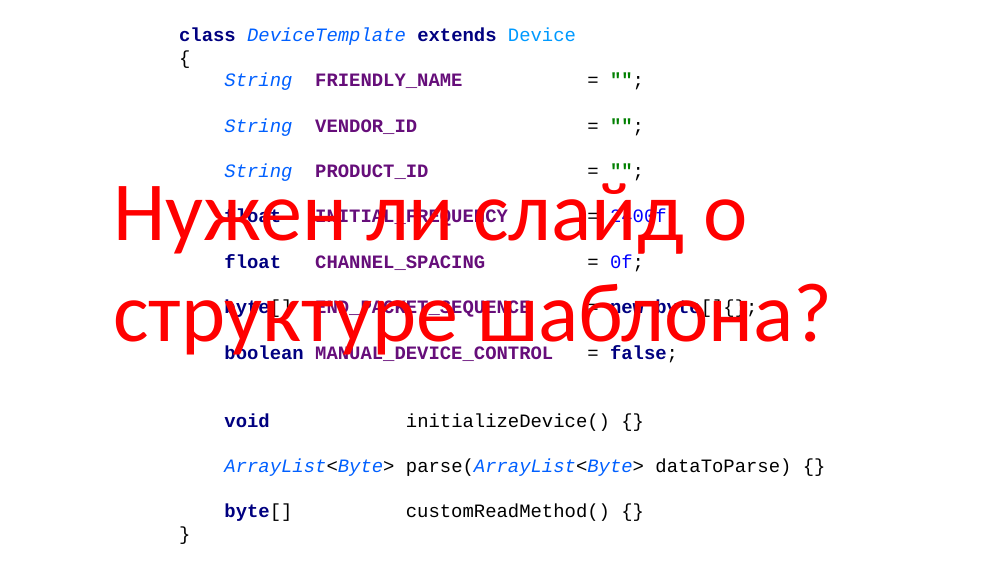
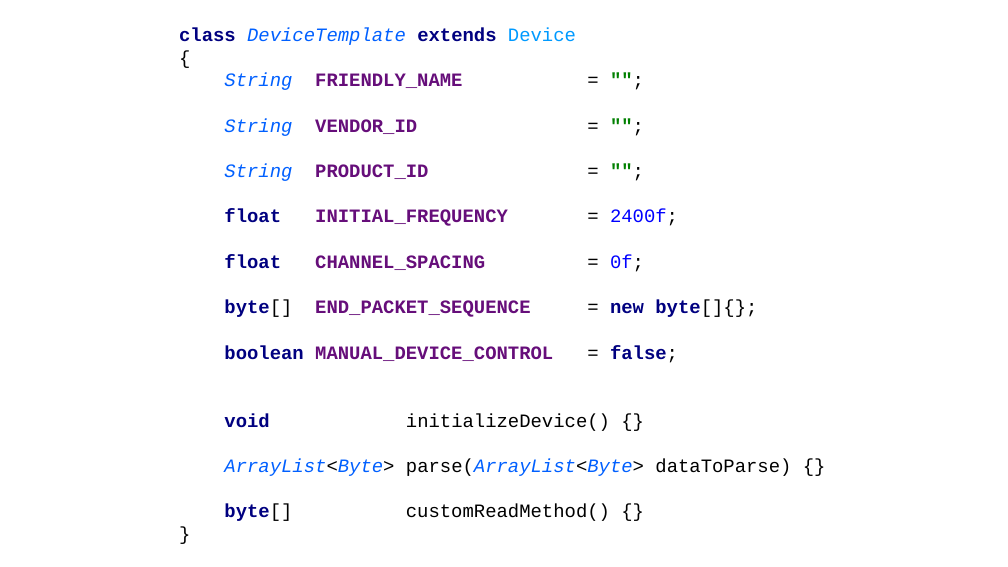
Before and after one commit to RasAlhague/MDRV-Diploma, a slide deck: slide 6 of Presentation.pptx. Drawn at 1008x567 pixels with LibreOffice and Linux fonts; fonts in the diff are those of the drawing. Boxes give left, top, right and bottom in pixels: in the first picture for what was removed or moved away, otherwise in the second. Text is boxed around its words. In the diff, an @@ line names an element or a change of style, - is before the commit and + after.

Commit message:
upd

```diff
--- a/Presentation.pptx
+++ b/Presentation.pptx
@@ text removed at bbox=[113, 171, 833, 361] @@
-Нужен ли слайд о структуре шаблона?
```
